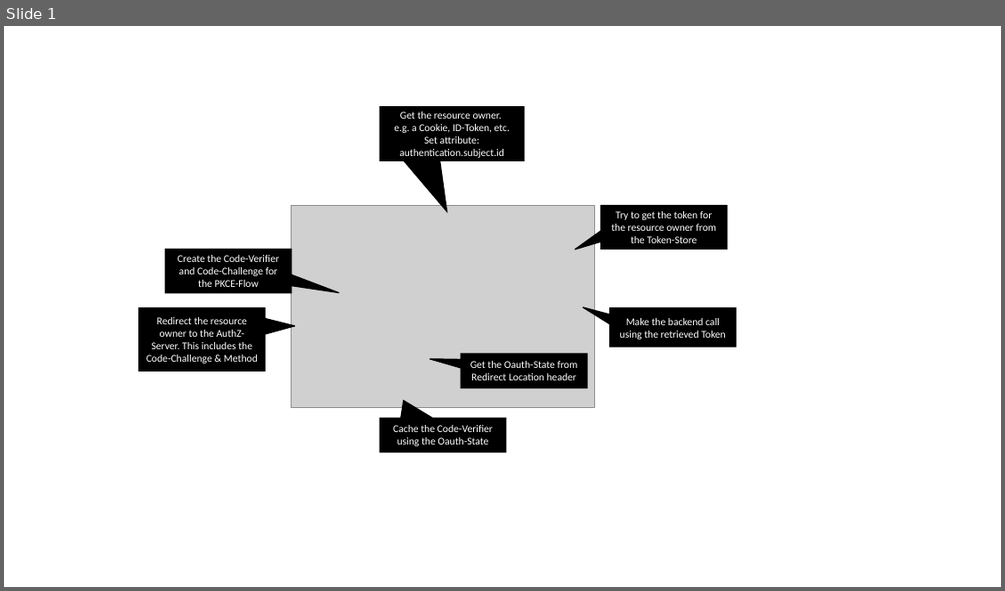
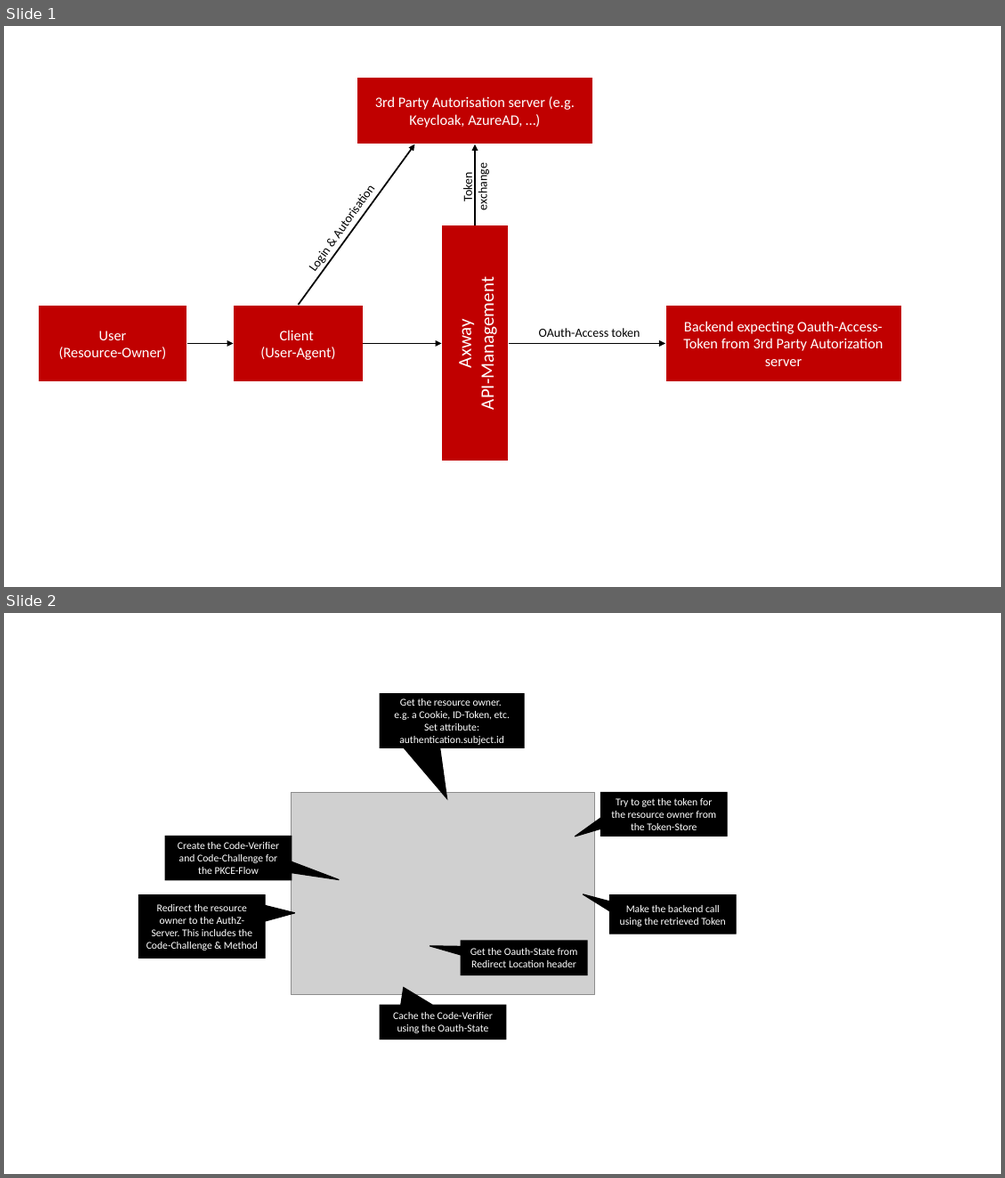
Before and after one commit to Axway-API-Management-Plus/oauth-pkce, a slide deck: lib/images/OAuth-PKCE-Image-Source.pptx. Shown one above the other, each under a label of ours: slide 1 before the commit, slides 1 and 2 after it. The pictures are 1005x591 and 1005x1178 pixels, drawn with LibreOffice and Linux fonts; fonts in the diff are those of the drawing; grey boxes stand for pictures. Boxes give left, top, right and bottom in pixels: in the first picture for what was removed or moved away, otherwise in the second. Text is boxed around its words. In the diff, an @@ line names an element or a change of style, - is before the commit and + after.

```diff
--- a/lib/images/OAuth-PKCE-Image-Source.pptx
+++ b/lib/images/OAuth-PKCE-Image-Source.pptx
@@ slide 1 added at (x1=4, y1=26, x2=1001, y2=587), background #FFFFFF @@
@@ rectangle added at (x1=356, y1=78, x2=593, y2=143), fill #C00000, outline #FFFFFF 1 pt, 14 pt, text #FFFFFF @@
+3rd Party Autorisation server (e.g. Keycloak, AzureAD, …)
@@ arrow added from (298, 305) to (414, 144), #000000 1.5 pt @@
@@ arrow added from (475, 224) to (475, 144), #000000 1.5 pt @@
@@ text added at (x1=295, y1=168, x2=388, y2=286), 12 pt, text #000000 @@
+Login & Autorisation
@@ text added at (x1=461, y1=168, x2=490, y2=209), 12 pt, text #000000 @@
+Token exchange
@@ rectangle added at (x1=442, y1=224, x2=508, y2=461), fill #C00000, outline #FFFFFF 1 pt, 18 pt, text #FFFFFF @@
+Axway
+API-Management
@@ rectangle added at (x1=39, y1=305, x2=187, y2=382), fill #C00000, outline #FFFFFF 1 pt, 14 pt, text #FFFFFF @@
+User
+(Resource-Owner)
@@ rectangle added at (x1=234, y1=305, x2=363, y2=382), fill #C00000, outline #FFFFFF 1 pt, 14 pt, text #FFFFFF @@
+Client
+(User-Agent)
@@ rectangle added at (x1=665, y1=305, x2=902, y2=382), fill #C00000, outline #FFFFFF 1 pt, 14 pt, text #FFFFFF @@
+Backend expecting Oauth-Access-Token from 3rd Party Autorization server
@@ arrow added from (187, 343) to (234, 343), #000000 1.5 pt @@
@@ arrow added from (363, 343) to (442, 343), #000000 1.5 pt @@
@@ arrow added from (509, 343) to (665, 343), #000000 1.5 pt @@
@@ text added at (x1=539, y1=328, x2=639, y2=337), 12 pt, text #000000 @@
+OAuth-Access token
@@ what was slide 1 is now slide 2 @@
```
Also in this commit, not shown: 1 slide changed, 1 other file.
